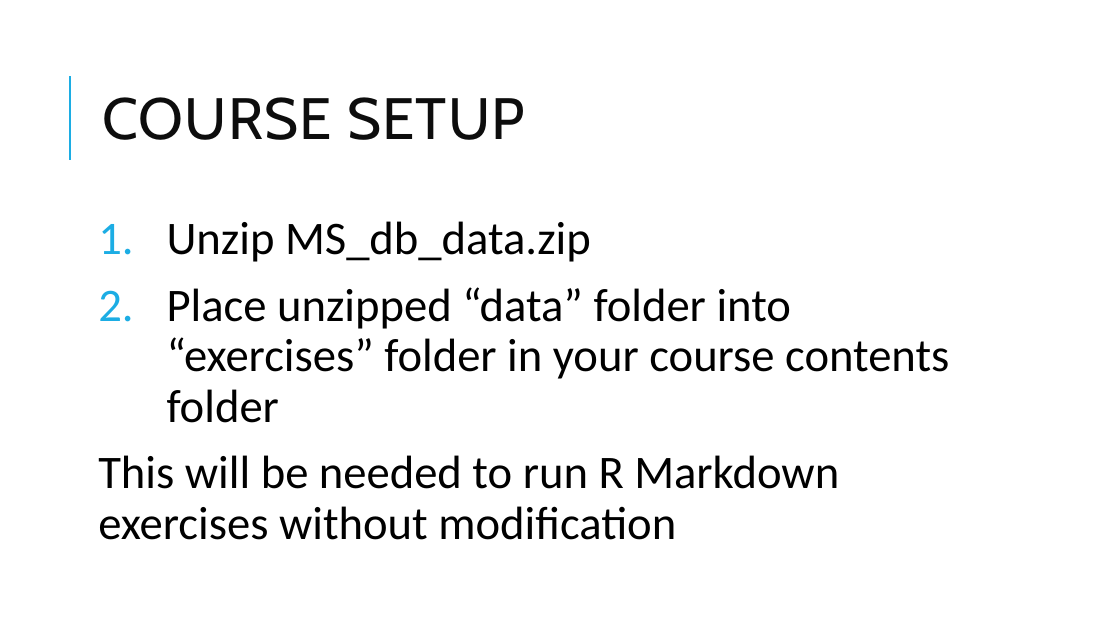
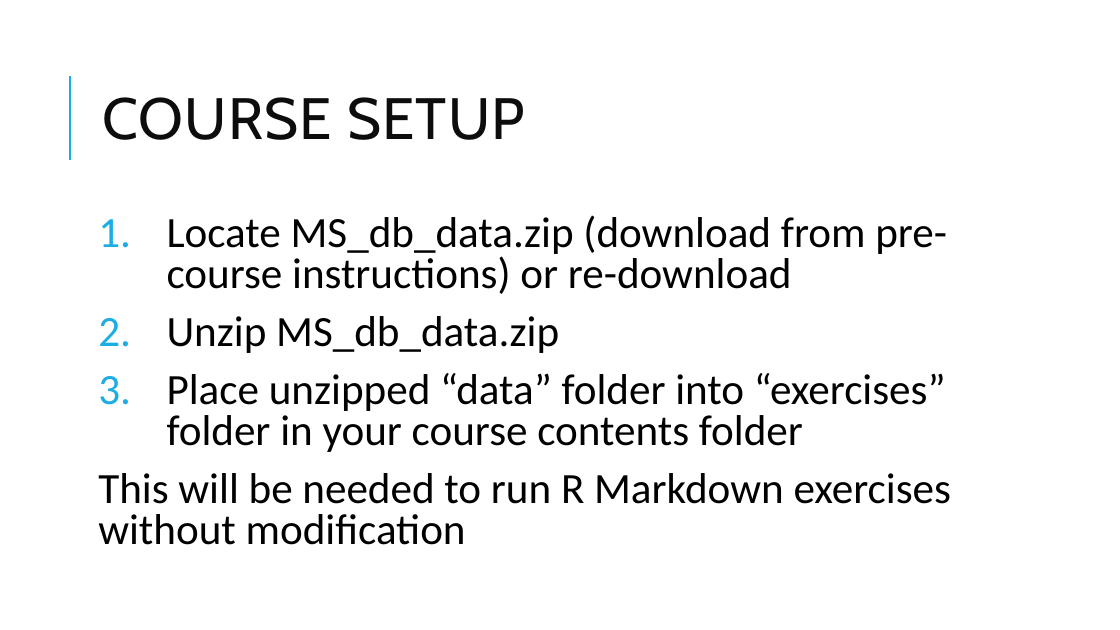
Before and after one commit to pcmathias/databases-dashboards-in-R, a slide deck: slide 9 of slides/00 - Intro.pptx. Drawn at 1120x630 pixels with LibreOffice and Linux fonts; fonts in the diff are those of the drawing. Boxes give left, top, right and bottom in pixels: in the first picture for what was removed or moved away, otherwise in the second. Text is boxed around its words. In the diff, an @@ line names an element or a change of style, - is before the commit and + after.

```diff
--- a/slides/00 - Intro.pptx
+++ b/slides/00 - Intro.pptx
@@ text at <box>167,215,947,294</box>: paragraph added @@
+1. Locate MS_db_data.zip (download from pre-course instructions) or re-download
@@ text at <box>98,316,951,545</box>: size 40 to 37 pt in "Unzip MS_db_data.zip", "Place unzipped “data” folder into “exercises” folder ...", "This will be needed to run R ..."; line spacing 0.9 to 0.8 @@
```
Also in this commit, not shown: 7 other slides changed.
